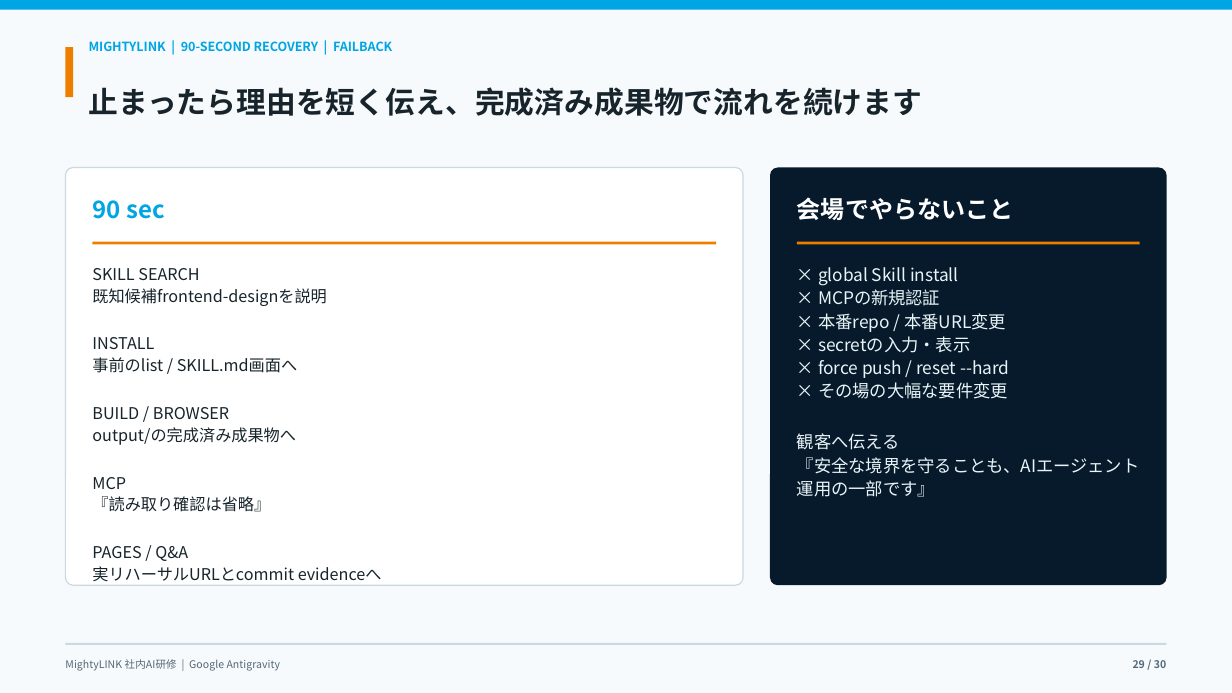
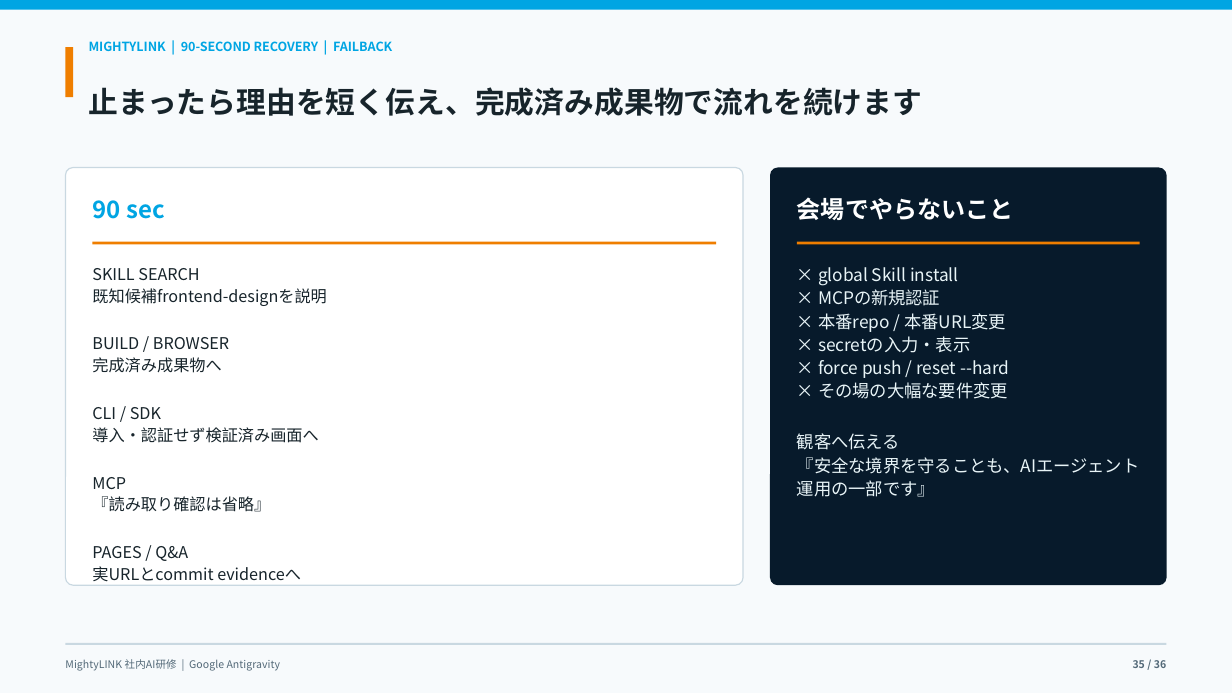
Before and after one commit to kanta13jp1/mighty-link-ai-connect, a slide deck: slide 35 of exports/knowledge_flow/mighty_skill_bridge_antigravity_user_guide_2026.pptx (slide 29 before the commit). Drawn at 1232x693 pixels with LibreOffice and Linux fonts; fonts in the diff are those of the drawing. Boxes give left, top, right and bottom in pixels: in the first picture for what was removed or moved away, otherwise in the second. Text is boxed around its words. In the diff, an @@ line names an element or a change of style, - is before the commit and + after.

```diff
--- a/exports/knowledge_flow/mighty_skill_bridge_antigravity_user_guide_2026.pptx
+++ b/exports/knowledge_flow/mighty_skill_bridge_antigravity_user_guide_2026.pptx
@@ text at box(92, 337, 297, 373): paragraphs removed @@
-INSTALL
-事前のlist / SKILL.md画面へ
@@ text at box(92, 357, 318, 443): text changed @@
-output/の完成済み成果物へ
+完成済み成果物へ
+CLI / SDK
+導入・認証せず検証済み画面へ
@@ text at box(92, 566, 382, 582): text changed @@
-実リハーサルURLとcommit evidenceへ
+実URLとcommit evidenceへ
```
Also in this commit, not shown: 29 other slides changed, 6 slides added, 12 other files.
